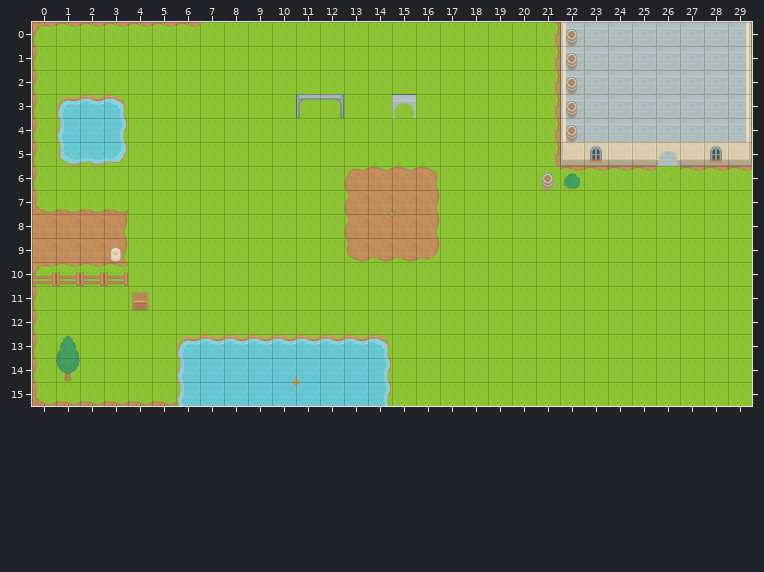
A Tiled map gets an edit: Assets/map/map1.tmx. Above, as it was before the edit.
Cells are 32x32 px. Shown: x 0..29, y 0..15.
And afterwards:
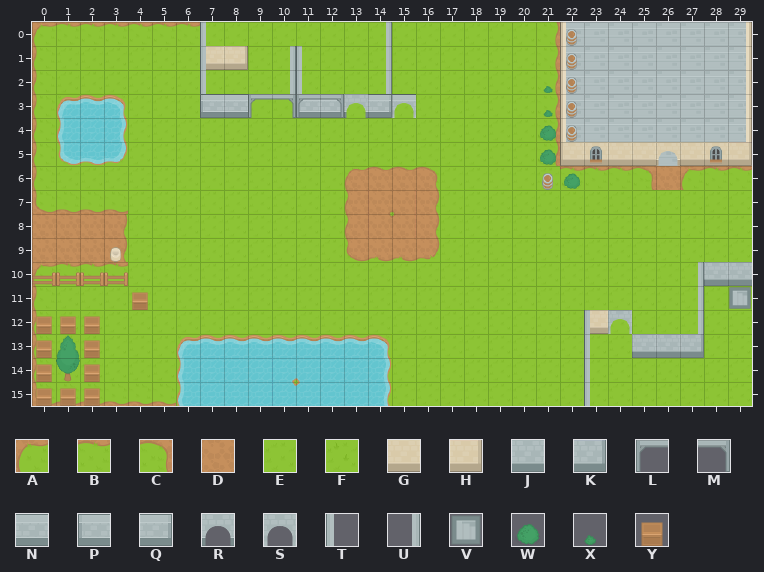
Key: from "Main": A 0, B 1, C 2, D 26, E 43, F 44, G 60, H 63, J 69, K 72, L 76, M 77, N 89, P 90, Q 92, R 114, S 115, T 116, U 117, V 177, W 184, X 185, Y 188.
_ is an empty cell.
Difference:
Layer "Grass'n'Shit":
The edit turns tile B into tile A in row 6 at x 27.
The edit turns tile B into tile C in row 6 at x 25.
The edit turns tile F into tile D in row 6 at x 26.
The edit turns tile E into tile G in row 1 at x 7; in row 12 at x 23.
The edit turns tile E into tile H in row 1 at x 8.
Layer "Tile Layer 2":
There is now tile J in row 10 at x 28 to 29; in row 13 at x 25 to 26.
There is now tile K in row 13 at x 27.
There is now tile L in row 3 at x 9.
There is now tile M in row 3 at x 10.
There is now tile N in row 3 at x 8 and 11 to 12.
There is now tile P in row 3 at x 7.
There is now tile Q in row 3 at x 14.
There is now tile R in row 3 at x 13.
There is now tile T in row 0 at x 7; in rows 1 to 2 at x 7 and 11; in rows 12 to 15 at x 23.
There is now tile U in row 0 at x 14; in rows 1 to 2 at x 10 and 14; in rows 10 to 12 at x 27.
There is now tile W in rows 4 to 5 at x 21.
There is now tile X in rows 2 to 3 at x 21.
Layer "Indestructible":
There is now tile V in row 11 at x 29.
There is now tile Y in row 12 at x 0 to 2; in rows 13 to 14 at x 0 and 2; in row 15 at x 0 to 2.
Layer "SuperTop":
There is now tile S in row 12 at x 24.
